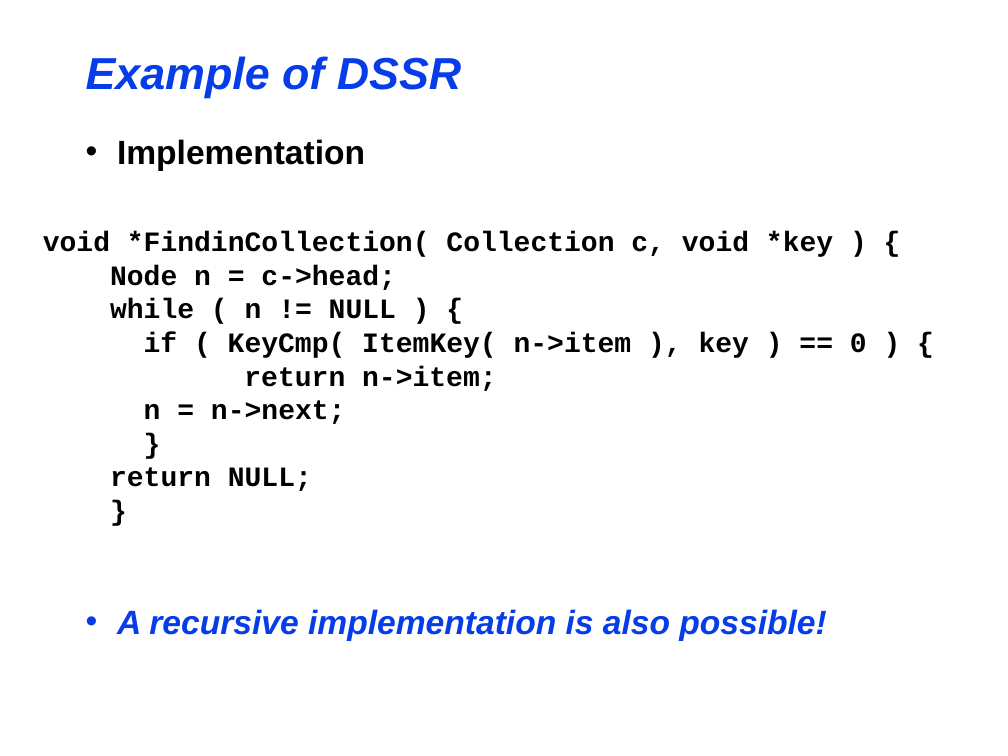
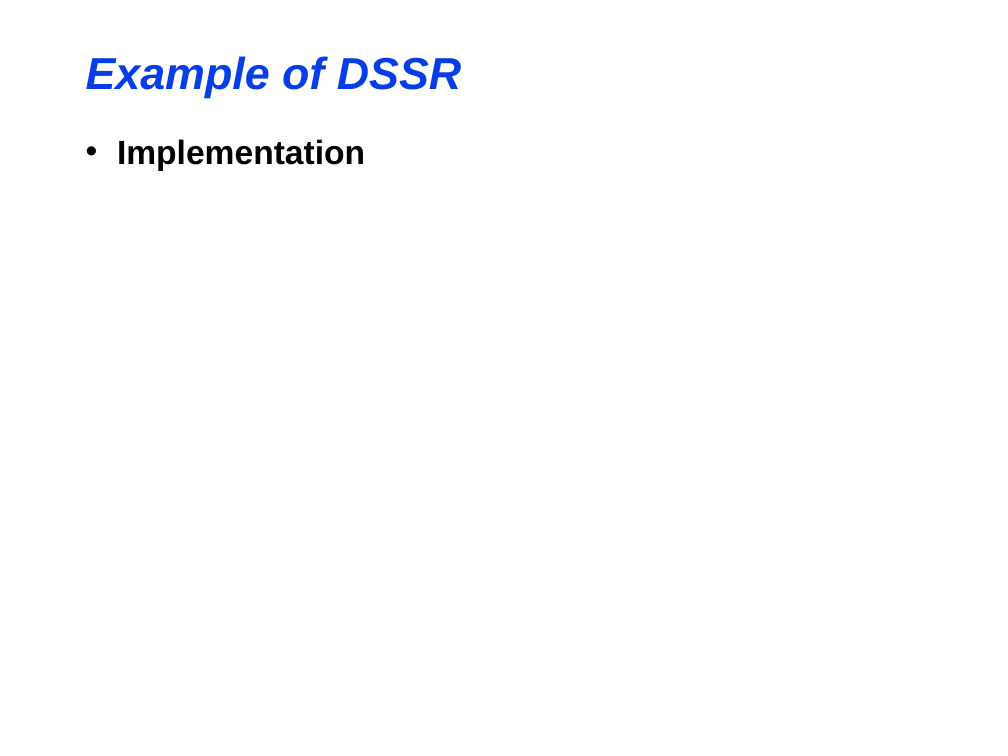
Before and after one commit to maochy/yeti-test, a slide deck: slide 11 of ThesisSeminar/ThesisSeminar.ppt. Drawn at 1008x756 pixels with LibreOffice and Linux fonts; fonts in the diff are those of the drawing. Boxes give left, top, right and bottom in pixels: in the first picture for what was removed or moved away, otherwise in the second. Text is boxed around its words. In the diff, an @@ line names an element or a change of style, - is before the commit and + after.

```diff
--- a/ThesisSeminar/ThesisSeminar.ppt
+++ b/ThesisSeminar/ThesisSeminar.ppt
@@ text removed at bbox=[43, 231, 867, 491] @@
-void *FindinCollection( Collection c, void *key ) {
-Node n = c->head;
-while ( n != NULL ) {
-if ( KeyCmp( ItemKey( n->item ), key ) == 0 ) {
-return n->item;
-n = n->next;
-}
-return NULL;
-}
@@ text removed at bbox=[117, 609, 826, 641] @@
-• A recursive implementation is also possible!
```
Also in this commit, not shown: 6 other slides changed, 8 slides added, 9 slides removed.
